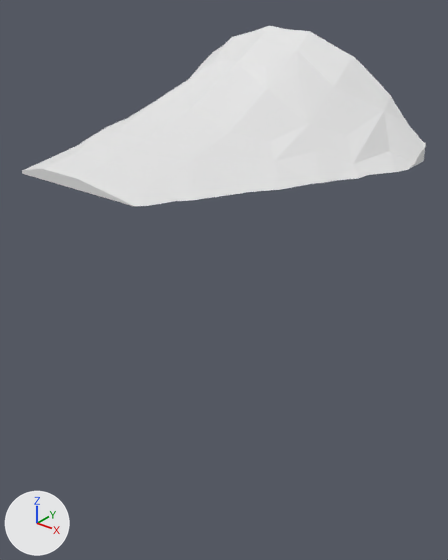
The glTF model assets/terrain/surface_pieces/surf_2_15.glb: old version first, new version second.
Rendered twice from a camera (50 mm lens) standing at (-90.91, 24.1, -22.03) and looking at (-97.39, 32.21, -27.05). The axes (+X, +Y, +Z) are drawn at lower left. The lights are the same throughout. The picture after the commit comes second. Where no turn or scale is listed for an object, it has been applied to the vertices.

Objects in the first picture: 'geometry_0'.
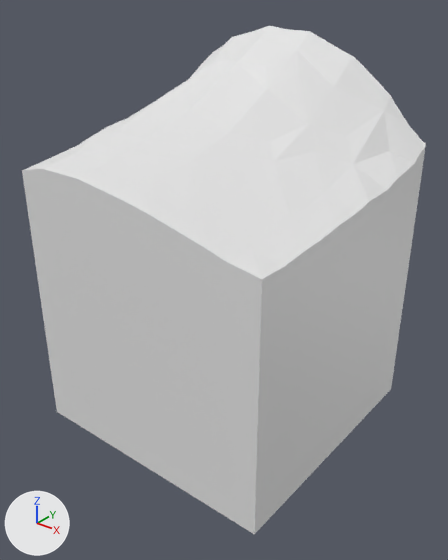
The change in detail:
me_geometry_0 is used by ob_geometry_0; location (0.0, 0.0, 0.0).
me_geometry_0 had 100 vertices, 196 faces and spanned x -100.0..-95.0, y 30.0..35.0, z -25.0..-22.86.
me_geometry_0 now has 103 vertices, 202 faces and spans x -100.0..-95.0, y 30.0..35.0, z -30.0..-22.86.
Part 1, on me_geometry_0:
19 vertices are removed from x -100.0..-95.0, y 30.0..35.0, z -25.0.
85 faces are deleted.
22 vertices are added at x -100.0..-95.0, y 30.0..35.0, z -30.0..-25.05.
91 new faces join them.

Pixel boxes [x1, y1, x2, y2] of what changed, in the pictures (448 x 560 px; the box of a moved part takes in the faces that stretch with it):
'geometry_0', reshaped (181% taller): before [22, 26, 426, 206]; after [22, 26, 426, 534]
part 1 of me_geometry_0, moved or reshaped: before [22, 159, 424, 206]; after [22, 159, 424, 534]
